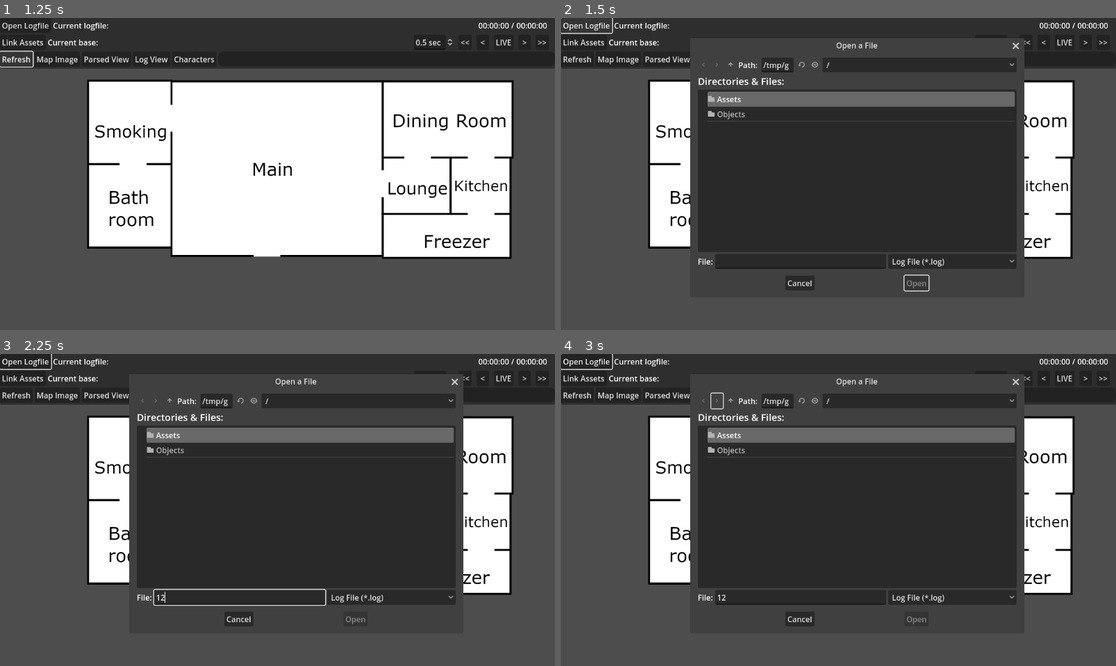
Above: before the commit, frames 1-4 (two rows, left to right).
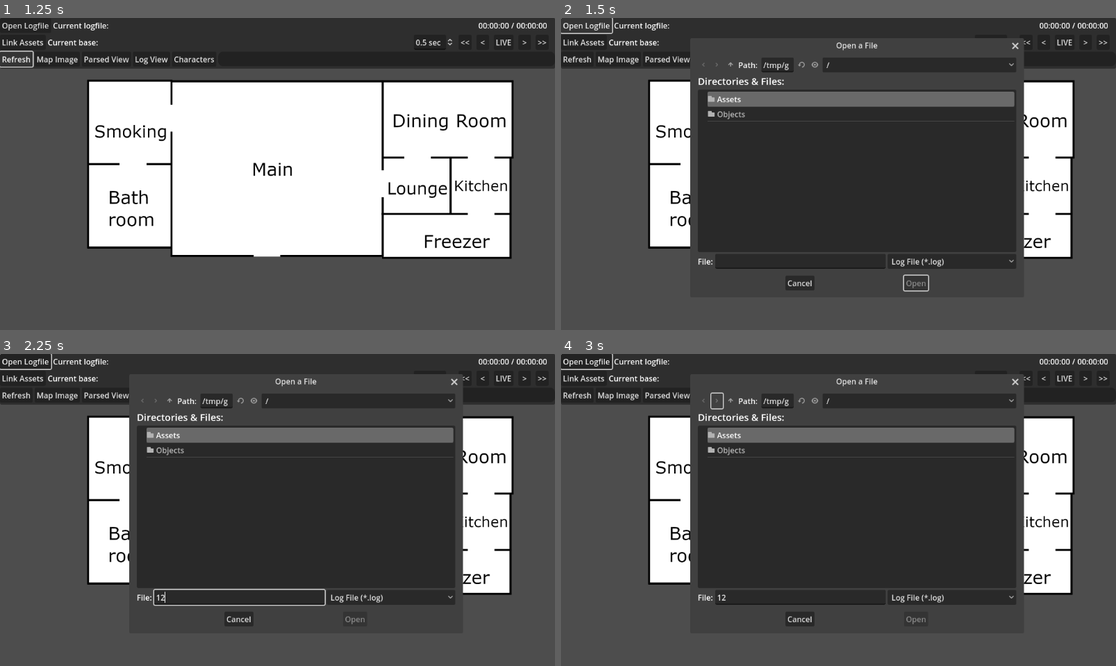
Above: after the commit, the same moments.

Repository: Crystalwarrior/AO2-LogReader
Game: Godot game, scene res://view.tscn
The game is run twice, just before and just after one commit, with the same random seed, the same clock (stepped at 60 frames per second) and the same inputs.
Inputs (mouse positions are in pixels of both pictures, inside the frame that each line leads up to):
- Up to frame 1 (1.25 s): click "Refresh" at 0.5 s
- Up to frame 2 (1.5 s): click "Open Logfile" at 1.25 s
- Up to frame 3 (2.25 s): click (238, 597) at 2.02 s; type "12" at 2.1 s
- Up to frame 4 (3 s): click (716, 400) at 2.75 s

Frame 1 is identical in both runs. In frame 2, 0.2% of the frame differs, in the area x 59-84%, y 7-88%; in frame 3, 0.2%; in frame 4, 0.2%.

Commit message:
Fixed finding foldername and avatar for characters

Diff:
--- a/main_window.gd
+++ b/main_window.gd
@@ -38,7 +38,9 @@
 
 var initial_logread = false
 var shownames: Dictionary = {}
+var foldernames: Dictionary = {}
 var characters = []
+var notSure: Array = []
 var movements = []
 var startTime
 var endTime = 0
@@ -68,7 +70,7 @@
 
 
 func generate_shownames():
-	shownames.clear()
+	foldernames.clear()
 	var dir = DirAccess.open(asset_folder_path + "/characters")
 	if dir:
 		dir.list_dir_begin()
@@ -78,6 +80,9 @@
 				var ini_path = dir.get_current_dir() + "/" + file_name + "/char.ini"
 				if FileAccess.file_exists(ini_path):
 					var config = FileAccess.open(ini_path, FileAccess.READ)
+					if file_name == "DRRA_Narrator":
+						print("NARRATOR")
+					foldernames[file_name] = file_name
 					print("Found .ini file in folder: " + file_name)
 					var in_options = false
 					while not config.eof_reached():
@@ -89,9 +94,10 @@
 							if split.size() > 1 and split[0].strip_edges() == "showname":
 								var showname = split[1].strip_edges()
 								if showname and showname != file_name:
-									shownames[showname] = file_name
+									foldernames[file_name] = showname
 									print("Showname '" + showname + "' now associated with charfolder " + file_name)
 			file_name = dir.get_next()
+	print(foldernames)
 	_find_avatars()
 
 func parse_line(line):
@@ -126,8 +132,8 @@
 		if showname != speaker:
 			charfolder = speaker.substr(showname.length()+1).strip_edges().trim_prefix("(").trim_suffix(")")
 
-		if charfolder in shownames:
-			charfolder = shownames[charfolder]
+		if charfolder in foldernames:
+			charfolder = foldernames[charfolder]
 		if charfolder:
 			avatar = get_speakerIcon(charfolder)
 			if avatar is ImageTexture:
@@ -161,15 +167,15 @@
 		if currentCharacter == null:
 			#CREATE NEW CHARACTER
 			currentCharacter = create_character(characters.size())
-		if charfolder != "":
+		if charfolder != "" and foldernames.is_empty() == false:
 			currentCharacter.charfolder = charfolder
-			currentCharacter.add_name(charfolder)
 		for currentName in nameArray:
 			if currentName != "":
 				currentCharacter.add_name(currentName)
-				if initial_logread == false:
-					if currentCharacter.avatar == null and avatar != null:
-						currentCharacter.set_avatar(avatar)
+				if charfolder != "" and !currentCharacter.names.has(charfolder):
+					currentCharacter.add_name(charfolder)
+
+		_find_avatar(currentCharacter)
 		if speaker == hostname and line.find("moves from") != -1:
 			var from = line.split("] ")[2].split(" to")[0]
 			var fromID = line.split("] ")[1].split("[")[1]
@@ -216,11 +222,44 @@
 		return get_speakerIcon(char.charfolder)
 	return char.avatar
 
+		#if character.names.has("Kazuichi"):
+			#print(character.names)
+			#print(character.charfolder)
 func _find_avatars():
 	for character in characters:
-		var avatar = _find_avatar(character)
-		if avatar != null:
-			character.set_avatar(avatar)
+		character.charfolder = _find_foldername(character)
+		if character.charfolder is Array:
+			notSure.append(character)
+		else:
+			_check_notSure_list(character.charfolder)
+			var avatar = _find_avatar(character)
+			if avatar != null:
+				character.set_avatar(avatar)
+
+func _check_notSure_list(foldername):
+	for character in notSure:
+		character.charfolder.erase(foldername)
+		if character.charfolder.size() == 1:
+			var theFolder = character.charfolder[0]
+			character.charfolder = theFolder
+			var avatar = _find_avatar(character)
+			if avatar != null:
+				character.set_avatar(avatar)
+			notSure.erase(character)
+
+func _find_foldername(char):
+	var resultArray = []
+	for name in char.names:
+		for foldername in foldernames.keys():
+			if name == foldernames[foldername] or name == foldername:
+				if !resultArray.has(foldername):
+					resultArray.append(foldername)
+	if resultArray.is_empty():
+		return null
+	if resultArray.size() > 1:
+		return resultArray
+	else:
+		return resultArray[0]
 
 func _clean_name(speaker):
 	var speakerArray = []
@@ -252,14 +291,12 @@
 		return null
 
 func parse_logfile():
-	initial_logread = true
 	parsed_view.clear()
 	hostname = ""
 	var lines = logview.text.split("\n")
 	for line in lines:
 		parse_line(line)
-	initial_logread = false
-	if !shownames.is_empty():
+	if !foldernames.is_empty():
 		_find_avatars()
 
 func _update_timeline(live):
--- a/main_window.tscn
+++ b/main_window.tscn
@@ -197,7 +197,7 @@
 
 [node name="MapFileDialog" type="FileDialog" parent="."]
 unique_name_in_owner = true
-title = "Open a Map Image"
+title = "Open a File"
 initial_position = 1
 size = Vector2i(600, 500)
 ok_button_text = "Open"
